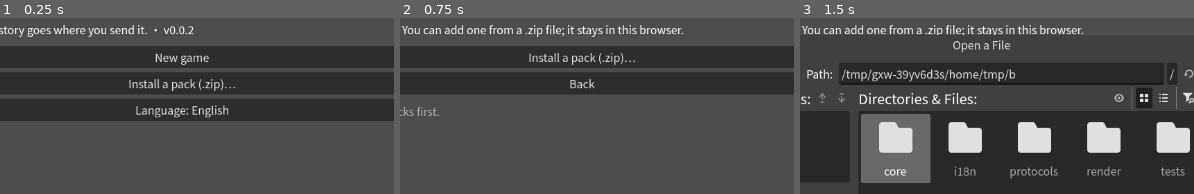
Above: before the commit, frames 1-3 (left to right).
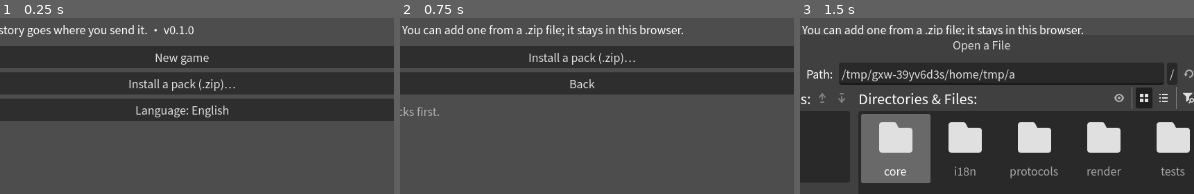
Above: after the commit, the same moments.

Repository: liberalluz/lethebar
Game: Godot game, scene res://render/main.tscn
The game is run twice, just before and just after one commit, with the same random seed, the same clock (stepped at 60 frames per second) and the same inputs.
Inputs:
- Up to frame 1 (0.25 s): no input
- Up to frame 2 (0.75 s): click "New game" at 0.5 s
- Up to frame 3 (1.5 s): click "Install a pack (.zip)…" at 1.25 s
The pictures show only the part of the screen within x 26-76%, y 10-60%; the shares and areas given below are measured in that part.

The runs differ from the first frame. In frame 1, 0.1% of the frame differs, in the area x 45-50%, y 4-10%; in frame 2, nothing differs; in frame 3, less than 0.1%.

Commit message:
docs(repo): write the v0.1.0 changelog and say what shipped
Why: eight batches landed since v0.0.2 and the repository still described itself
as v0.0.2. The changelog stopped at the previous release, twelve fragments sat
unfolded in changelog.d, the project file declared 0.0.2, and both README status
blocks promised the same three features they promised last time, including one
sentence that stopped being true when xiuxian got its English table. This commit
folds the fragments, raises the version, and rewrites the status blocks to name
what v0.1.0 actually added: the eight content bricks, format 2.0.0, the third
story, and the save that waits for storage. Two fragments carried an H1 title,
which the release tool refuses, so those titles are gone.

Batch: B24

Diff:
--- a/app/project.godot
+++ b/app/project.godot
@@ -9,7 +9,7 @@
 ; The product version, and the only place it is written down. The tag, the
 ; release notes and the shell all read it from here, so a release does not have
 ; to keep three numbers in step by hand.
-config/version="0.0.2"
+config/version="0.1.0"
 config/description="An engine that ships no gameplay, plus plugins that carry both the story and the rules for playing it."
 run/main_scene="res://render/main.tscn"
 
Not shown, changed: CHANGELOG.md
Not shown, removed: changelog.d/B15-format-v2.md
Not shown, removed: changelog.d/B16-ledger.md
Not shown, removed: changelog.d/B17-turn.md
Not shown, removed: changelog.d/B18-pools-relations.md
Not shown, removed: changelog.d/B19-clock.md
Not shown, removed: changelog.d/B20-scene-menu.md
Not shown, removed: changelog.d/B21-wire-conditions.md
Not shown, removed: changelog.d/B22-jianghu.md
Not shown, removed: changelog.d/B23-save-flush.md
Not shown, removed: changelog.d/merge-body-only.md
Not shown, removed: changelog.d/merge-out-flag.md
(and 1 more such lines)
